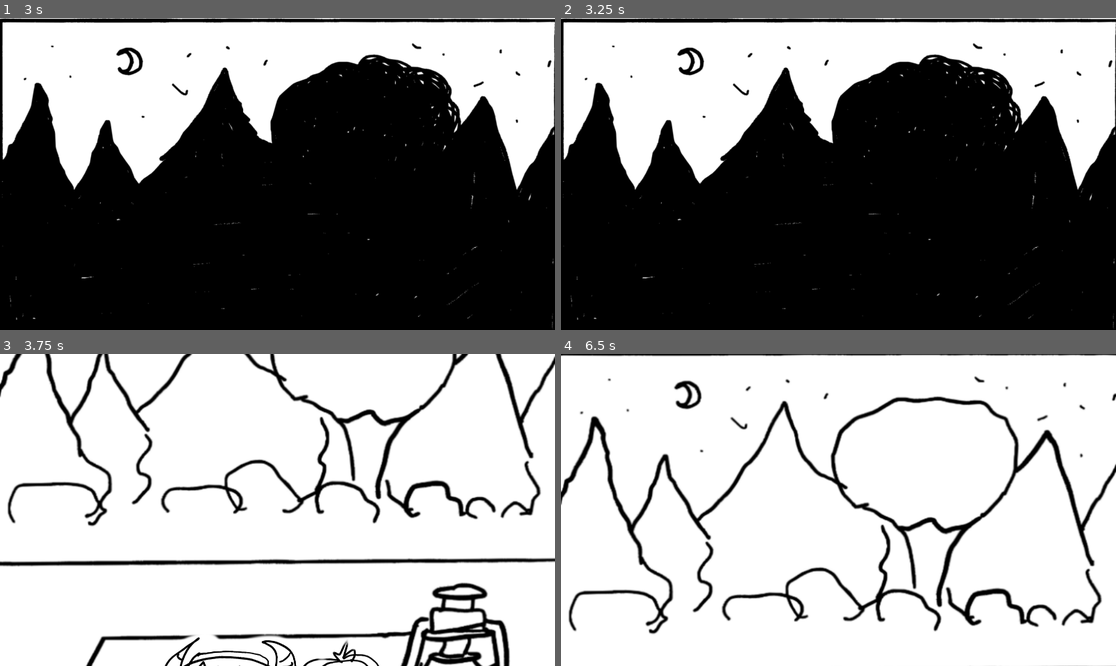
Above: before the commit, frames 1-4 (two rows, left to right).
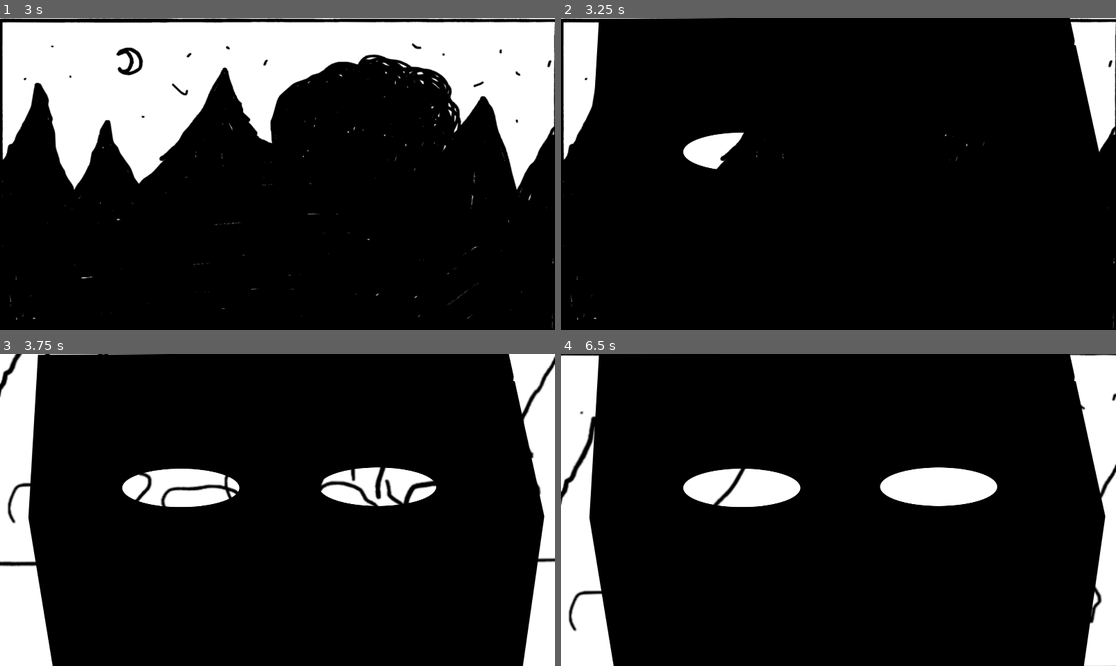
Above: after the commit, the same moments.

Repository: serrureriehurluberlesque/GGJ2026
Game: Godot game, scene res://scenes/main/main.tscn
Same seed, same stepped clock (60 frames per second), same inputs: the game is played once before the commit and once after it.
Inputs (mouse positions are in pixels of both pictures, inside the frame that each line leads up to):
- Up to frame 1 (3 s): tap Enter at 0.5 s; move the mouse to (399, 158) at 0.52 s; press the mouse at (399, 158) at 0.53 s; hold Up (ui_up) 0.53-1.28 s; tap Space at 1.25 s; move the mouse to (166, 189) at 1.27 s; release the mouse at (166, 189) at 1.28 s; hold Down (ui_down) 1.28-2.03 s; tap E (activate) at 1.35 s; click (166, 189) at 1.55 s; move the mouse to (138, 164) at 2.02 s; press the mouse at (138, 164) at 2.03 s; hold Up (ui_up) from 2.03 s (still down); move the mouse to (249, 236) at 2.77 s; release the mouse at (249, 236) at 2.78 s; click (249, 236) at 2.85 s
- Up to frame 2 (3.25 s): keep holding Up (ui_up)
- Up to frame 3 (3.75 s): tap Enter at 3.5 s; move the mouse to (444, 556) at 3.52 s; release Up (ui_up) at 3.53 s; hold Down (ui_down) from 3.53 s (still down); hold E (activate) from 3.53 s (still down)
- Up to frame 4 (6.5 s): click (1005, 556) at 3.8 s; move the mouse to (794, 497) at 4.27 s; release E (activate) at 4.28 s; click (794, 497) at 4.35 s; move the mouse to (888, 503) at 5.02 s; press the mouse at (888, 503) at 5.03 s; move the mouse to (755, 432) at 5.77 s; release Down (ui_down) at 5.78 s; release the mouse at (755, 432) at 5.78 s; hold Up (ui_up) from 5.78 s (still down); tap E (activate) at 5.85 s; click (755, 432) at 6.05 s

Frame 1 is identical in both runs. In frame 2, 25% of the frame differs, in the area x 6-97%, y 0-97%; in frame 3, 80%; in frame 4, 81%, in the area x 5-99%, y 0-100%.

Commit message:
basic mask on

Diff:
--- a/ggj2026/mask.gd
+++ b/ggj2026/mask.gd
@@ -2,10 +2,16 @@
 
 @export var type: String
 
+signal mask_on(type)
+
 func _ready():
-	$Sprite2D.texture = load("res://scenes/main/assets/mask_%s_wood.png" % type)
+	%Sprite.texture = load("res://scenes/main/assets/mask_%s_wood.png" % type)
 
 func _on_area_2d_input_event(viewport: Node, event: InputEvent, shape_idx: int) -> void:
 	if event.is_action_pressed("click"):
-		print("click")
-		%anim.play("slide_off_table")
+		%Anim.play("put_on_mask")
+
+
+func _on_anim_animation_finished(anim_name: StringName) -> void:
+	if anim_name == "put_on_mask":
+		mask_on.emit(type)
--- a/ggj2026/scenes/main/main.gd
+++ b/ggj2026/scenes/main/main.gd
@@ -29,3 +29,10 @@
 
 func camera_trans(new_pos):
 	create_tween().set_trans(Tween.TRANS_SINE).tween_property($Camera, "position", new_pos, TRANS_TIME)
+
+
+func _on_mask_on(type: String) -> void:
+	if type == "0":
+		$Camera/MaskOn.visible = false
+	else:
+		$Camera/MaskOn.visible = true
--- a/ggj2026/scenes/main/main.tscn
+++ b/ggj2026/scenes/main/main.tscn
@@ -3,13 +3,11 @@
 [ext_resource type="Script" uid="uid://v3kuevo6qtdo" path="res://scenes/main/main.gd" id="1_hyk8p"]
 [ext_resource type="Texture2D" uid="uid://c34ak4poc75x3" path="res://scenes/main/assets/background.png" id="2_iuonh"]
 [ext_resource type="Texture2D" uid="uid://dn8e5jau1getn" path="res://scenes/main/assets/background_nolight.png" id="2_k2fmo"]
+[ext_resource type="Texture2D" uid="uid://chbpq1sg7aph1" path="res://scenes/main/assets/mask_on.png" id="5_6q06x"]
 [ext_resource type="PackedScene" uid="uid://cbqanbli3on4a" path="res://scenes/main/mask.tscn" id="5_yyfjg"]
 
 [node name="Root" type="Node" unique_id=1990394275]
 script = ExtResource("1_hyk8p")
-
-[node name="Camera" type="Camera2D" parent="." unique_id=421635307]
-position = Vector2(960, 540)
 
 [node name="bg_on" type="TextureRect" parent="." unique_id=392310767]
 offset_right = 1920.0
@@ -37,3 +35,14 @@
 offset_right = 1920.0
 offset_bottom = 2160.0
 texture = ExtResource("2_k2fmo")
+
+[node name="Camera" type="Camera2D" parent="." unique_id=421635307]
+position = Vector2(960, 540)
+
+[node name="MaskOn" type="Sprite2D" parent="Camera" unique_id=1420860986]
+visible = false
+texture = ExtResource("5_6q06x")
+
+[connection signal="mask_on" from="mask_3" to="." method="_on_mask_on"]
+[connection signal="mask_on" from="mask_2" to="." method="_on_mask_on"]
+[connection signal="mask_on" from="mask_1" to="." method="_on_mask_on"]
--- a/ggj2026/scenes/main/mask.tscn
+++ b/ggj2026/scenes/main/mask.tscn
@@ -4,55 +4,43 @@
 [ext_resource type="Script" uid="uid://bfqa8e3bd6jgs" path="res://mask.gd" id="1_sq1ky"]
 
 [sub_resource type="Animation" id="Animation_1nqh6"]
-length = 0.001
+
+[sub_resource type="Animation" id="Animation_54no3"]
+resource_name = "slide_off_table"
 tracks/0/type = "value"
 tracks/0/imported = false
 tracks/0/enabled = true
-tracks/0/path = NodePath("Sprite2D:position")
+tracks/0/path = NodePath("Sprite:position")
 tracks/0/interp = 1
 tracks/0/loop_wrap = true
 tracks/0/keys = {
-"times": PackedFloat32Array(0),
-"transitions": PackedFloat32Array(1),
-"update": 0,
-"values": [Vector2(0, 0)]
-}
-
-[sub_resource type="Animation" id="Animation_54no3"]
-resource_name = "slide_off_table"
-length = 2.0
-tracks/0/type = "value"
-tracks/0/imported = false
-tracks/0/enabled = true
-tracks/0/path = NodePath("Sprite2D:position")
-tracks/0/interp = 1
-tracks/0/loop_wrap = true
-tracks/0/keys = {
-"times": PackedFloat32Array(0.033333335, 1.8666667),
+"times": PackedFloat32Array(0.033333335, 0.5),
 "transitions": PackedFloat32Array(1, 1),
 "update": 0,
-"values": [Vector2(0, 0), Vector2(0, 1000)]
+"values": [Vector2(0, 0), Vector2(0, 2000)]
 }
 
 [sub_resource type="AnimationLibrary" id="AnimationLibrary_q6u5x"]
 _data = {
 &"RESET": SubResource("Animation_1nqh6"),
-&"slide_off_table": SubResource("Animation_54no3")
+&"put_on_mask": SubResource("Animation_54no3")
 }
 
 [node name="mask" type="Node2D" unique_id=1679727509]
 script = ExtResource("1_sq1ky")
 
-[node name="Sprite2D" type="Sprite2D" parent="." unique_id=737279843]
+[node name="Sprite" type="Sprite2D" parent="." unique_id=737279843]
+unique_name_in_owner = true
 texture = ExtResource("1_1nqh6")
 
-[node name="Area2D" type="Area2D" parent="Sprite2D" unique_id=1029560064]
+[node name="Area2D" type="Area2D" parent="Sprite" unique_id=1029560064]
 
-[node name="CollisionPolygon2D" type="CollisionPolygon2D" parent="Sprite2D/Area2D" unique_id=1051906298]
+[node name="CollisionPolygon2D" type="CollisionPolygon2D" parent="Sprite/Area2D" unique_id=1051906298]
 polygon = PackedVector2Array(166, -589.7, 153, -596.9, 153, -593.6, 148.29999, -590.5, 146.20001, -590.5, 104, -548.3,  …(2513 unchanged characters)…
 
-[node name="anim" type="AnimationPlayer" parent="." unique_id=245565108]
+[node name="Anim" type="AnimationPlayer" parent="." unique_id=245565108]
 unique_name_in_owner = true
 libraries/ = SubResource("AnimationLibrary_q6u5x")
 
-[connection signal="input_event" from="Sprite2D/Area2D" to="." method="_on_area_2d_input_event"]
+[connection signal="input_event" from="Sprite/Area2D" to="." method="_on_area_2d_input_event"]
+[connection signal="animation_finished" from="Anim" to="." method="_on_anim_animation_finished"]
Binary file added: ggj2026/scenes/main/assets/mask_on.png
Not shown, added: ggj2026/scenes/main/assets/mask_on.png.import
Not shown, added: raw_assets/placeholder/mask_on.png
